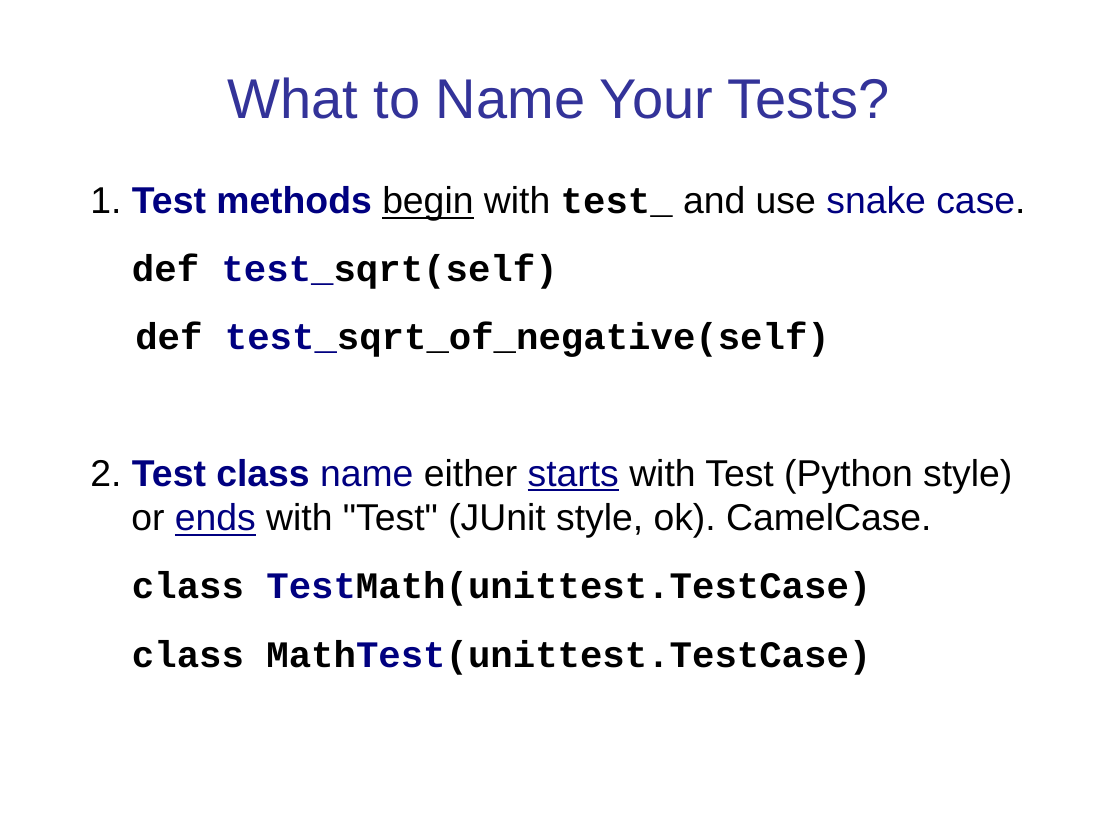
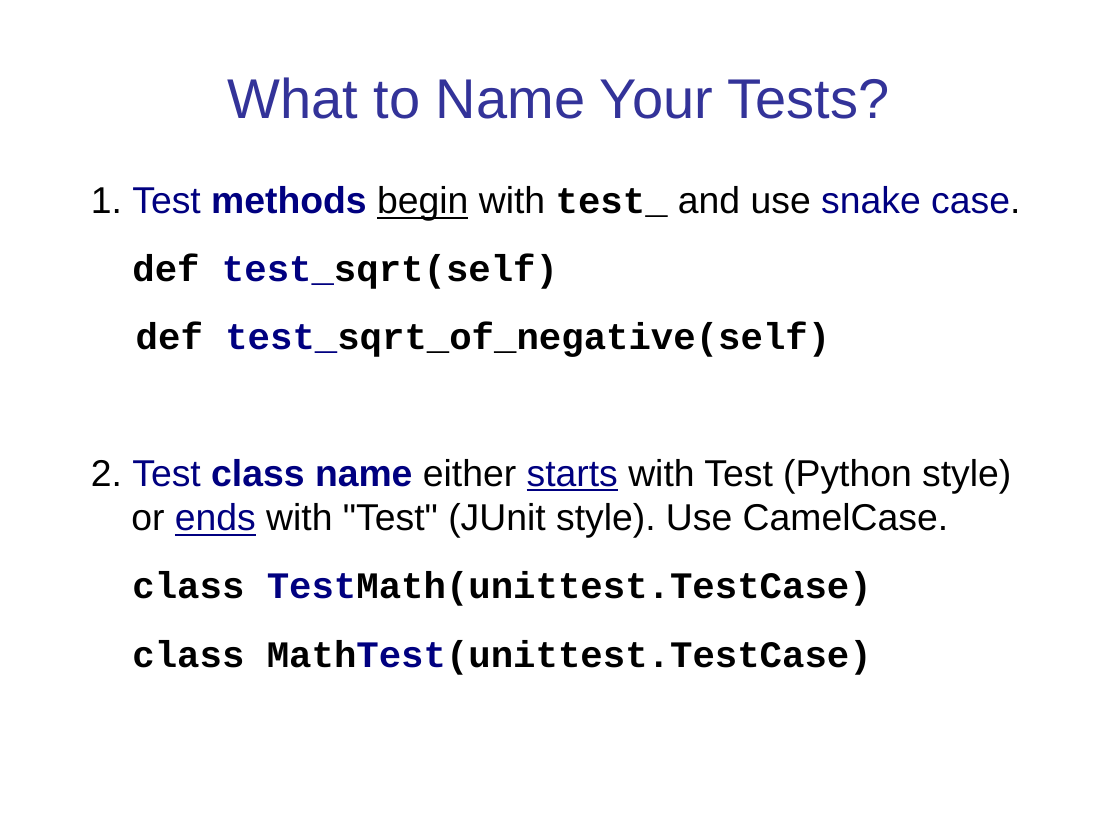
Before and after one commit to cpske/ISP, a slide deck: slide 22 of testing/PythonUnitTesting.ppt (slide 17 before the commit). Drawn at 1120x840 pixels with LibreOffice and Linux fonts; fonts in the diff are those of the drawing. Boxes give left, top, right and bottom in pixels: in the first picture for what was removed or moved away, otherwise in the second. Text is boxed around its words. In the diff, an @@ line names an element or a change of style, - is before the commit and + after.

Commit message:
improve unit testing slides for python

```diff
--- a/testing/PythonUnitTesting.ppt
+++ b/testing/PythonUnitTesting.ppt
@@ text at [91, 186, 1020, 221]: bold off in "Test" @@
@@ text at [91, 459, 1011, 538]: text changed @@
-2. Test class name either starts with Test (Python style) or ends with "Test" (JUnit style, ok). CamelCase.
+2. Test class name either starts with Test (Python style) or ends with "Test" (JUnit style). Use CamelCase.
```
Also in this commit, not shown: 5 other slides changed, 5 slides added, 5 other files.
